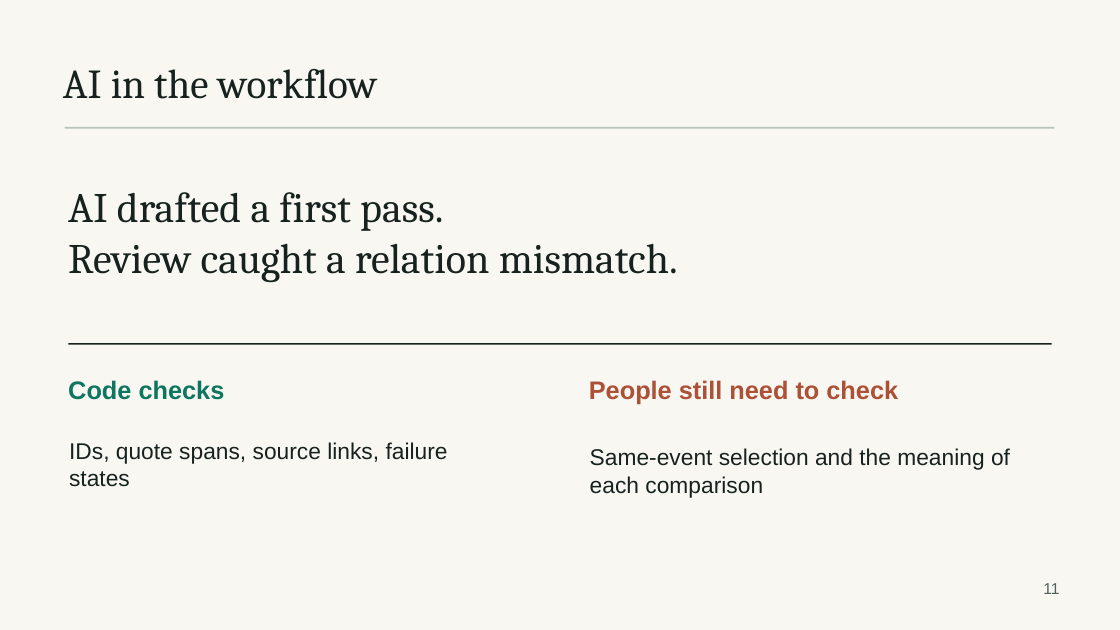
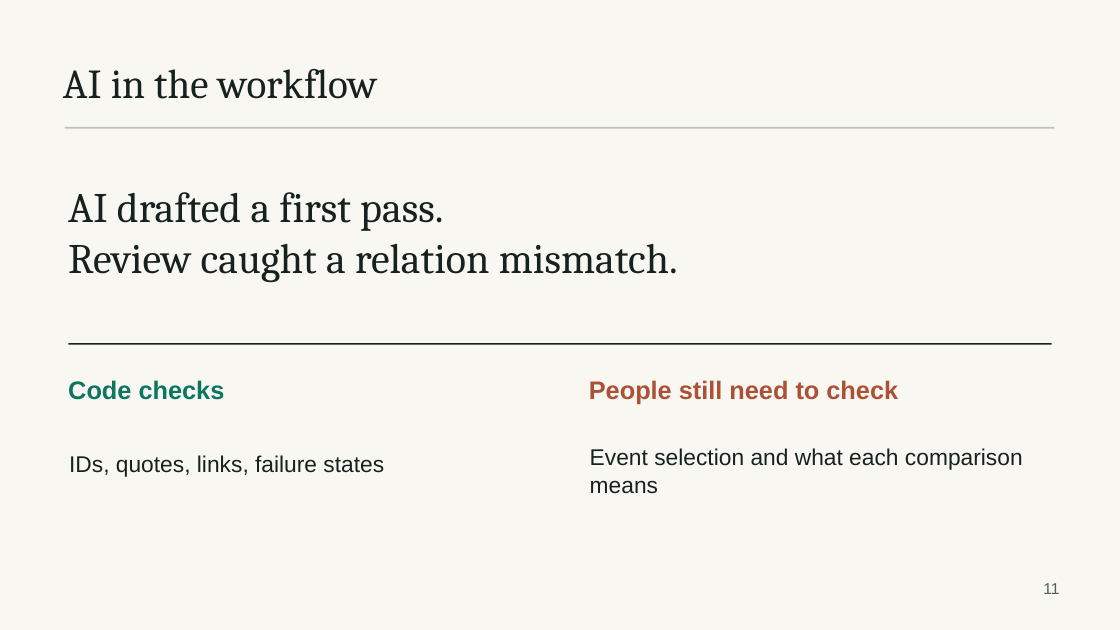
Before and after one commit to snuhcs-course/swpp-2026-project-team-05, a slide deck: slide 11 of docs/midterm-presentation-draft.pptx. Drawn at 1120x630 pixels with LibreOffice and Linux fonts; fonts in the diff are those of the drawing. Boxes give left, top, right and bottom in pixels: in the first picture for what was removed or moved away, otherwise in the second. Text is boxed around its words. In the diff, an @@ line names an element or a change of style, - is before the commit and + after.

```diff
--- a/docs/midterm-presentation-draft.pptx
+++ b/docs/midterm-presentation-draft.pptx
@@ text at bbox=[590, 448, 1023, 494]: text changed @@
-Same-event selection and the meaning of each comparison
+Event selection and what each comparison means
@@ text at bbox=[69, 455, 384, 477]: text changed @@
-IDs, quote spans, source links, failure states
+IDs, quotes, links, failure states
```
Also in this commit, not shown: 4 other slides changed, 15 other files.
